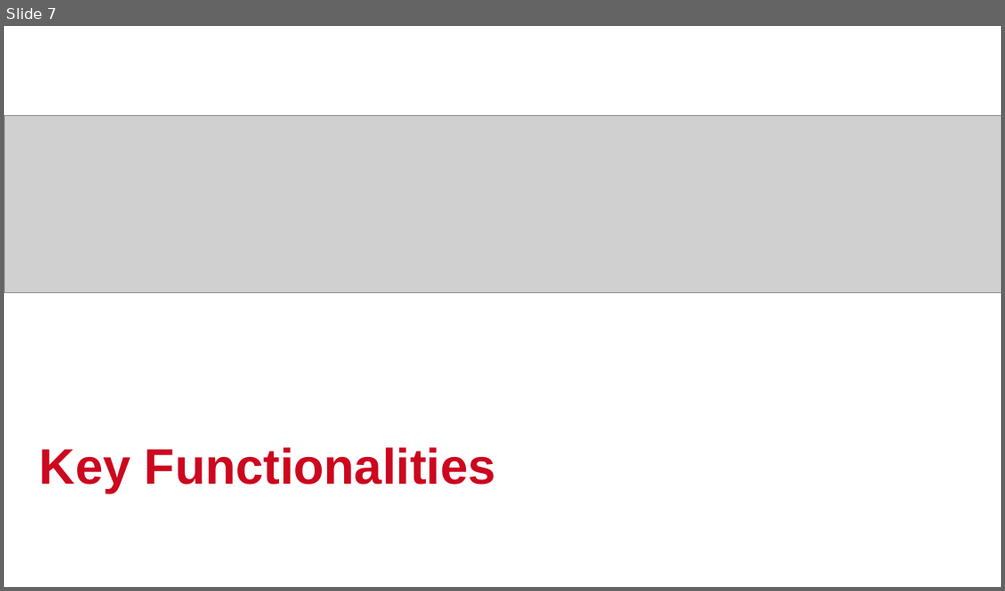
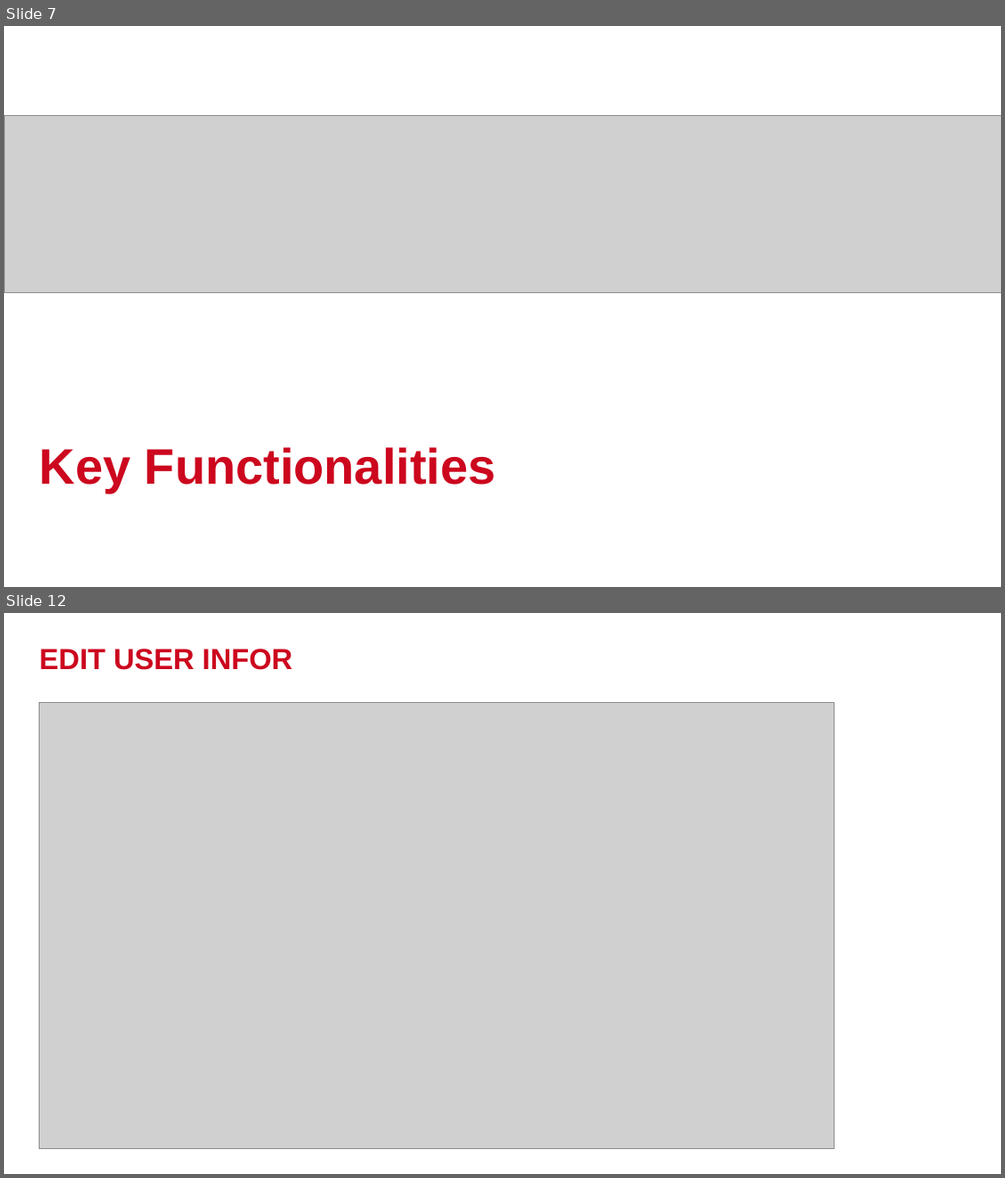
Before and after one commit to phmquan/YPP4-QuanPhan, a slide deck: SQL_Query/Trello_Query/TrelloPresentation.pptx. Shown one above the other, each under a label of ours: slide 7 before the commit, slides 7 and 12 after it; the slides between them are not shown. The pictures are 1005x591 and 1005x1178 pixels, drawn with LibreOffice and Linux fonts; fonts in the diff are those of the drawing; grey boxes stand for pictures; background and template pictures are left out. Boxes give left, top, right and bottom in pixels: in the first picture for what was removed or moved away, otherwise in the second. Text is boxed around its words. In the diff, an @@ line names an element or a change of style, - is before the commit and + after.

```diff
--- a/SQL_Query/Trello_Query/TrelloPresentation.pptx
+++ b/SQL_Query/Trello_Query/TrelloPresentation.pptx
@@ slide 12 added at (4,613,1001,1174), background #FFFFFF @@
@@ title added at (40,649,292,670), 28 pt, text #CC071E, bold @@
+EDIT USER INFOR
@@ picture added at (39,703,834,1149) @@
```
Also in this commit, not shown: 2 slides changed, 23 other slides added, 23 slides removed, 1 other file.
